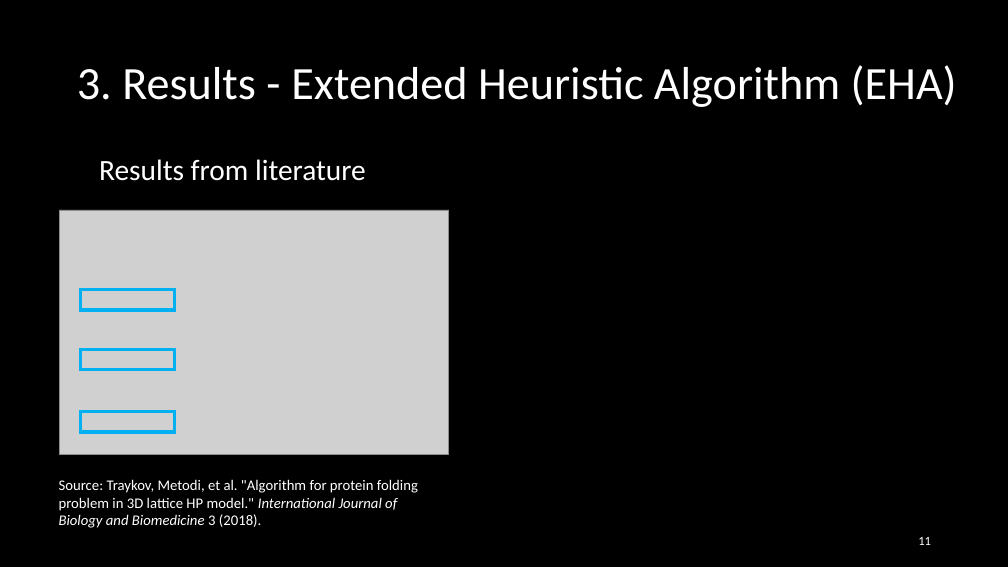
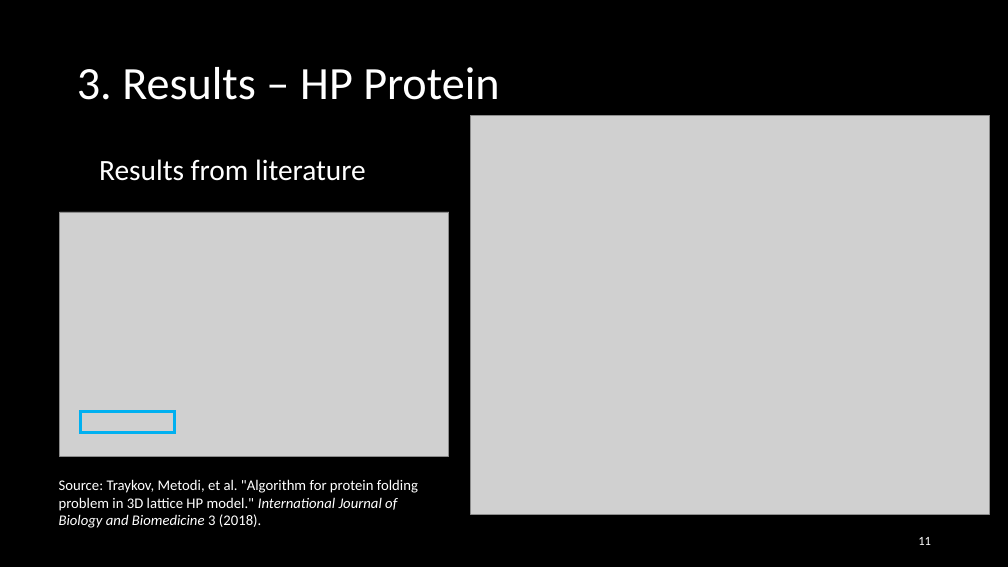
Before and after one commit to Loek21/Protein-Pow-d-er, a slide deck: slide 11 of Docs/PPP, final.pptx. Drawn at 1008x567 pixels with LibreOffice and Linux fonts; fonts in the diff are those of the drawing; grey boxes stand for pictures. Boxes give left, top, right and bottom in pixels: in the first picture for what was removed or moved away, otherwise in the second. Text is boxed around its words. In the diff, an @@ line names an element or a change of style, - is before the commit and + after.

```diff
--- a/Docs/PPP, final.pptx
+++ b/Docs/PPP, final.pptx
@@ title at bbox=[77, 67, 499, 100]: text changed @@
-3. Results - Extended Heuristic Algorithm (EHA)
+3. Results – HP Protein
@@ picture added at bbox=[470, 116, 990, 515] @@
@@ rectangle removed at bbox=[81, 290, 175, 310] @@
@@ rectangle removed at bbox=[81, 349, 175, 370] @@
```
Also in this commit, not shown: 1 other slide changed, 1 slide added.
